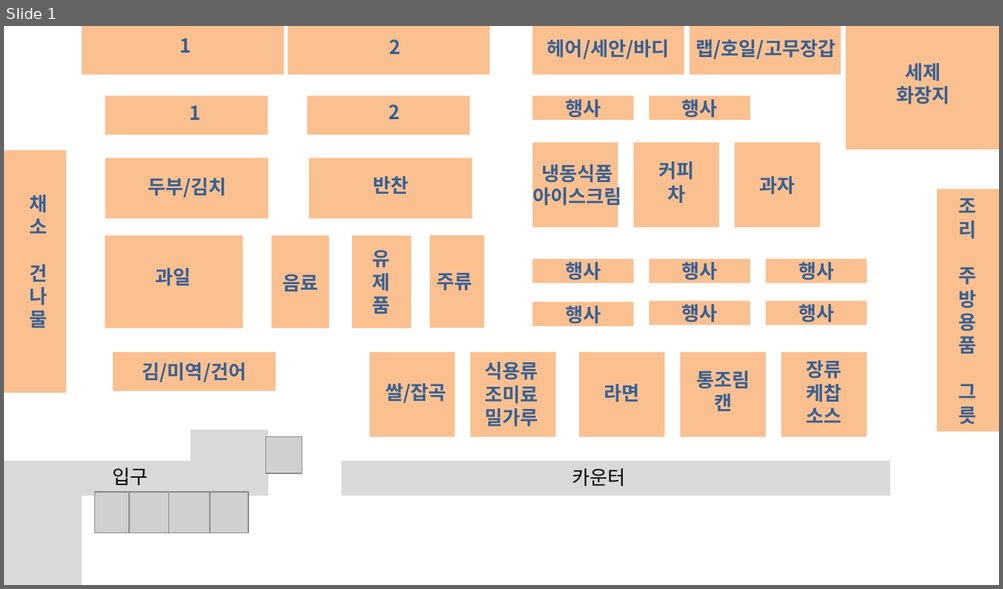
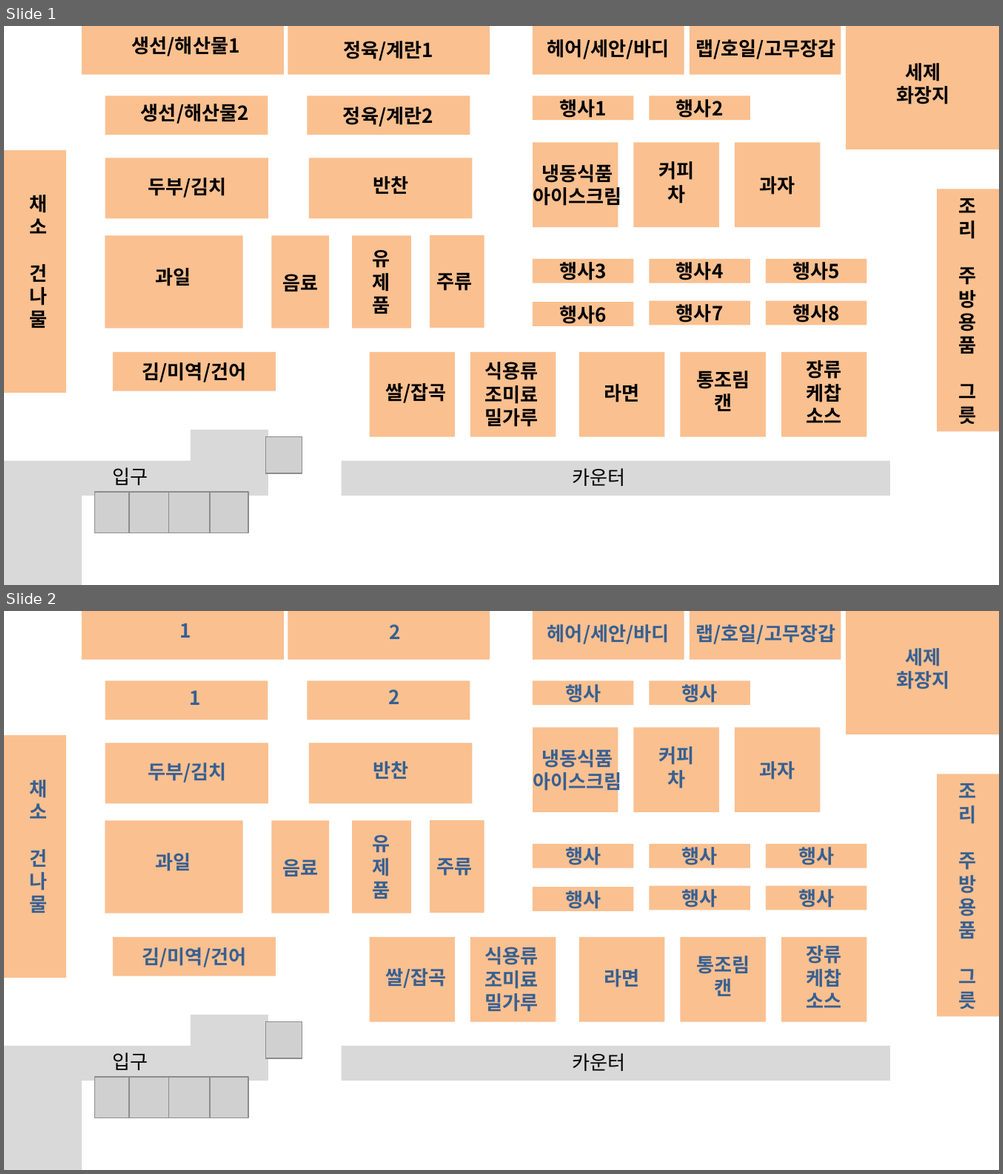
Before and after one commit to cktmdgns/KNU_OSS_2016_TeamFusion, a slide deck: 도면.pptx. Shown one above the other, each under a label of ours: slide 1 before the commit, slides 1 and 2 after it. The pictures are 1003x589 and 1003x1174 pixels, drawn with LibreOffice and Linux fonts; fonts in the diff are those of the drawing; grey boxes stand for pictures. Boxes give left, top, right and bottom in pixels: in the first picture for what was removed or moved away, otherwise in the second. Text is boxed around its words. In the diff, an @@ line names an element or a change of style, - is before the commit and + after.

Commit message:
아이콘,DB 연동 및 터치Area 수정

```diff
--- a/도면.pptx
+++ b/도면.pptx
@@ slide 1 added at (x1=4, y1=26, x2=999, y2=585), background #FFFFFF @@
@@ group added at (x1=4, y1=26, x2=999, y2=585): 36 rectangles, 25 texts, 5 pictures @@
+김/미역/건어
+행사1
+행사2
+행사3
+행사4
+행사5
+생선/해산물1
+정육/계란1
+정육/계란2
+과일
+채소
+건나물
+쌀/잡곡
+반찬
+음료
+유제품
+주류
+과자
+커피
+차
+라면
+식용류
+조미료
+밀가루
+통조림
+캔
+장류
+케찹
+소스
+세제
+화장지
+랩/호일/고무장갑
+헤어/세안/바디
+조리
+주방용품
+그릇
+카운터
+입구
+두부/김치
+생선/해산물2
+냉동식품
+아이스크림
+행사7
+행사6
+행사8
@@ what was slide 1 is now slide 2 @@
```
Also in this commit, not shown: 37 other files.
